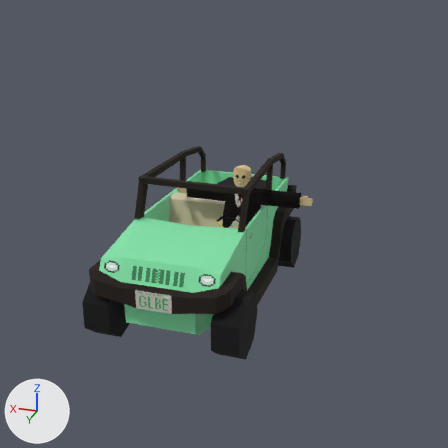
What one commit did to the Blender file Assets/Player/Model/TheCar.blend.
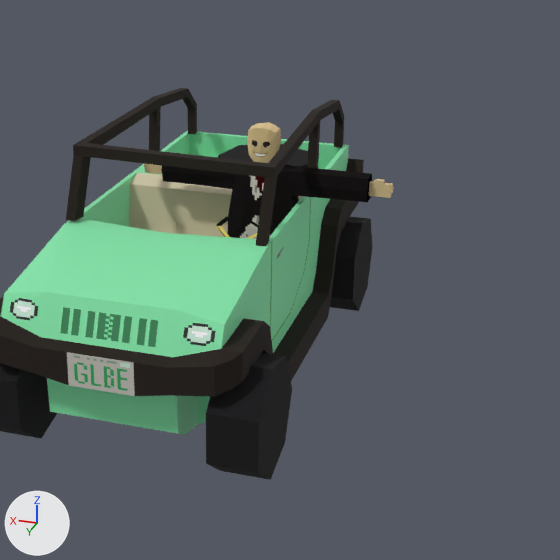
Each version is shown from the file's camera 'Camera', then close up on the part from 22% to 90% of the width and 22% to 90% of the height. The lights are fixed; the arrows at lower left show +X, +Y and +Z.

Before the edit, the objects in view are built like this:
```python
ob_head = bpy.data.objects.new('Head', me_cube_035)
ob_head.location = (-0.455, -0.351, 0.879)
ob_head.rotation_euler = (0.0, 0.0, -3.142)  # degrees (0, 0, -180)
ob_left_hand = bpy.data.objects.new('Left Hand', me_cube_039)
ob_left_hand.location = (-1.286, -0.356, 0.58)
ob_left_hand.rotation_euler = (0.0, 0.0, -3.142)  # degrees (0, 0, -180)
ob_right_hand = bpy.data.objects.new('Right Hand', me_cube_038)
ob_right_hand.location = (0.377, -0.356, 0.58)
ob_right_hand.rotation_euler = (0.0, 0.0, -3.142)  # degrees (0, 0, -180)
ob_steering_wheel = bpy.data.objects.new('Steering Wheel', me_circle_001)
ob_steering_wheel.location = (-0.448, 0.187, 0.347)
ob_steering_wheel.rotation_euler = (0.645, 0.0, -3.142)  # degrees (37, 0, -180)
ob_steering_wheel.scale = (0.56, 0.56, 0.56)
ob_suit = bpy.data.objects.new('Suit', me_cube_037)
ob_suit.location = (-0.455, -0.356, 0.174)
ob_suit.rotation_euler = (0.0, 0.0, -3.142)  # degrees (0, 0, -180)
ob_tire_rr = bpy.data.objects.new('Tire-RR', me_cylinder_002)
ob_tire_rr.location = (-0.86, -1.392, -0.453)
ob_tire_rr.rotation_euler = (3.142, 1.571, 0.0)  # degrees (180, 90, 0)
ob_tire_rr.scale = (0.684, 0.684, 0.684)
# also in view: 'Tire-FL' at (0.78, 1.31, -0.45); 'Spare Tire' at (-0.16, -1.41, 0.25); 'Chassis' at (0.0, -0.12, -0.13); 'Roll Bar' at (0.0, -0.66, 0.68); 'Tire-FR' at (-0.86, 1.31, -0.45)
```
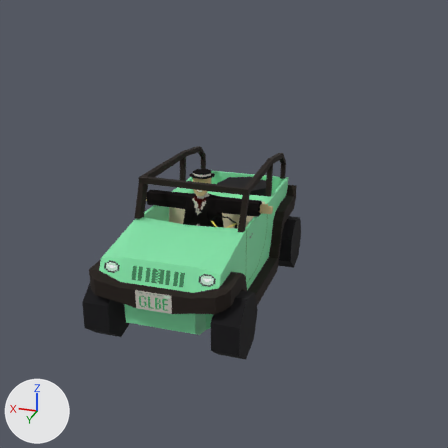
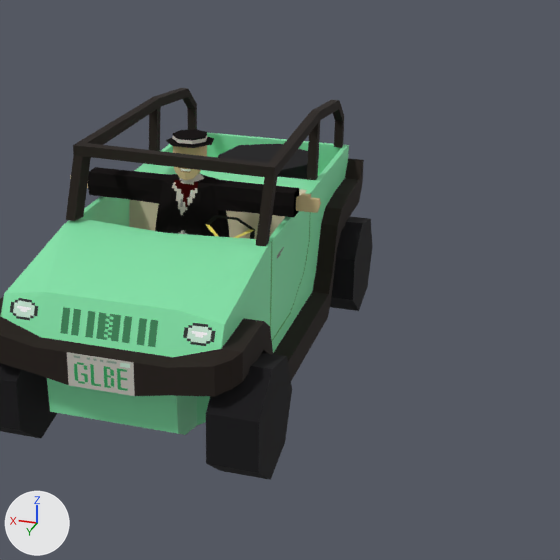
Commit message: added hat

Where the change shows, as pixel boxes [x1, y1, x2, y2] in the close-ups (560 x 560 px):
```json
{"object": "Suit", "change": "moved", "before": [162, 160, 372, 239], "after": [88, 167, 299, 237]}
{"object": "Head", "change": "moved", "before": [247, 122, 281, 163], "after": [173, 146, 207, 180]}
{"object": "Left Hand", "change": "moved", "before": [369, 179, 394, 198], "after": [296, 193, 321, 213]}
{"object": "Hat", "change": "added", "after": [166, 129, 214, 148], "on screen": "black"}
{"object": "Steering Wheel", "change": "moved", "before": [216, 216, 258, 239], "after": [205, 215, 255, 239]}
{"object": "Right Hand", "change": "moved", "before": [144, 163, 162, 175], "on screen": "not visible afterwards"}
```

Edits to the scene script, one JSON object a line:
```json
{"op": "add", "block": "img_gushat_png", "code": ["img_gushat_png = load_image('GusHat.png', '../Gus/GusHat.png', 4, 4, 'sRGB')"]}
{"op": "add", "block": "mat_hat", "code": ["mat_hat = principled_material('Hat')", "mat_hat.texture = img_gushat_png", "mat_hat.roughness = 1.0", "mat_hat.specular_ior_level = 0.0"]}
{"op": "add", "block": "me_circle", "code": ["me_circle = bpy.data.meshes.new('Circle')", "me_circle.from_pydata(...)  # 21 vertices, 33 faces; spans x -0.177..0.177, y -0.181..0.163, z 0.0..0.053", "me_circle.materials.append(mat_hat)  # picture img_gushat_png"]}
{"op": "set", "path": "ob_steering_wheel.location", "old": "(-0.448, 0.187, 0.347)", "new": "(-0.362, 0.187, 0.347)"}
{"op": "set", "path": "ob_head.location", "old": "(-0.455, -0.351, 0.879)", "new": "(0.003, 0.004, 0.826)"}
{"op": "set", "path": "ob_left_hand.location", "old": "(-1.286, -0.356, 0.58)", "new": "(-0.828, 0.0, 0.535)"}
{"op": "set", "path": "ob_right_hand.location", "old": "(0.377, -0.356, 0.58)", "new": "(0.834, 0.0, 0.535)"}
{"op": "set", "path": "ob_suit.location", "old": "(-0.455, -0.356, 0.174)", "new": "(0.003, -0.001, 0.13)"}
{"op": "add", "block": "ob_hat", "code": ["ob_hat = bpy.data.objects.new('Hat', me_circle)", "ob_hat.location = (0.0, 0.019, 0.933)"]}
```
